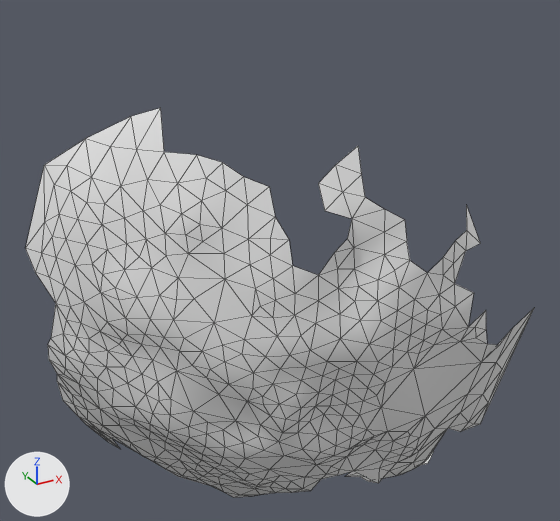
The OBJ model res/final/onecam_fullvolume/05/cleanedup/FullVolium.000320.obj: old version first, new version second.
Rendered twice from a 50 mm lens placed at (271.1, 260.7, 264.8), pointed at (349.9, 404.0, 193.2). Lighting does not change. The marker at lower left points along +X, +Y and +Z. Mesh edges are drawn as thin lines. Where no turn or scale is listed for an object, it has been applied to the vertices.

The scene before the commit, as lines of its bpy script (objects in view):
```python
me_fullvolium_000320 = bpy.data.meshes.new('FullVolium.000320')
me_fullvolium_000320.from_pydata(...)  # 448 vertices, 814 faces; spans x 297.6..408.9, y 365.9..428.8, z 121.1..231.8
ob_fullvolium_000320 = bpy.data.objects.new('FullVolium.000320', me_fullvolium_000320)
ob_fullvolium_000320.location = (0.0, 0.0, 0.0)
```
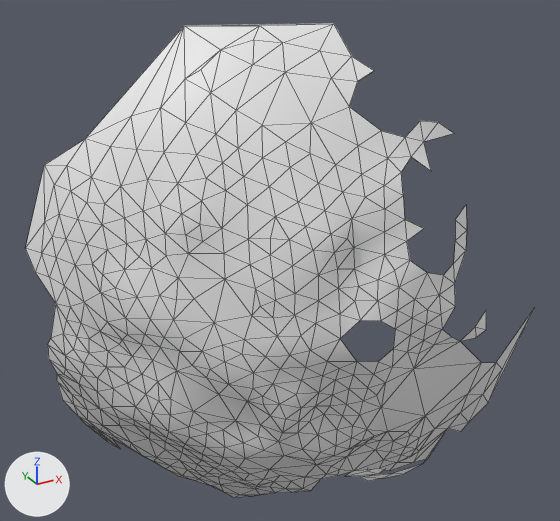
Diff of the bpy script that builds the scene:
```diff
--- a/res/final/onecam_fullvolume/05/cleanedup/FullVolium.000320.obj.py
+++ b/res/final/onecam_fullvolume/05/cleanedup/FullVolium.000320.obj.py
@@ me_fullvolium_000320 @@
 # used by ob_fullvolium_000320; location = (0.0, 0.0, 0.0)
-me_fullvolium_000320.from_pydata(...)  # 448 vertices, 814 faces; spans x 297.6..408.9, y 365.9..428.8, z 121.1..231.8
+me_fullvolium_000320.from_pydata(...)  # 477 vertices, 856 faces; spans x 297.6..408.9, y 366.6..428.8, z 121.1..246.0
+# me_fullvolium_000320 part 1
+# 16 vertices are removed from x 350.2..394.7, y 365.9..394.2, z 128.6..204.9
+# 52 faces are deleted
+# 45 vertices are added at x 325.4..374.1, y 369.8..410.3, z 208.4..246.0
+# 94 new faces join them
```

Where the change shows, as pixel boxes (x1, y1, x2, y2) in the pictures (560 x 521 px):
'FullVolium.000320', reshaped (22% taller)
    before: (25, 108, 535, 497)
    after: (25, 23, 534, 497)
part 1 of me_fullvolium_000320, built on
    before: (341, 205, 535, 483)
    after: (86, 23, 467, 275)
